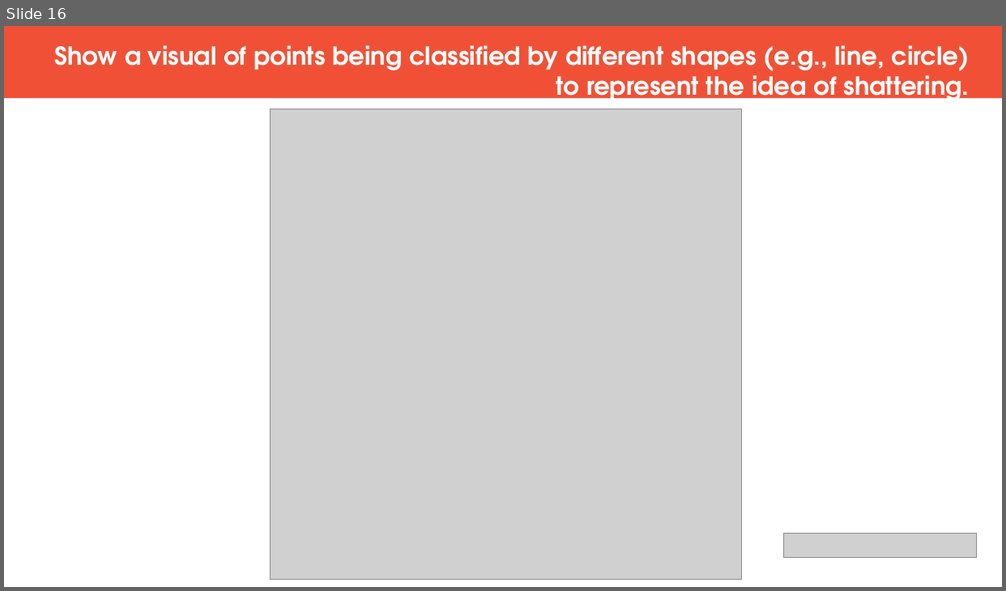
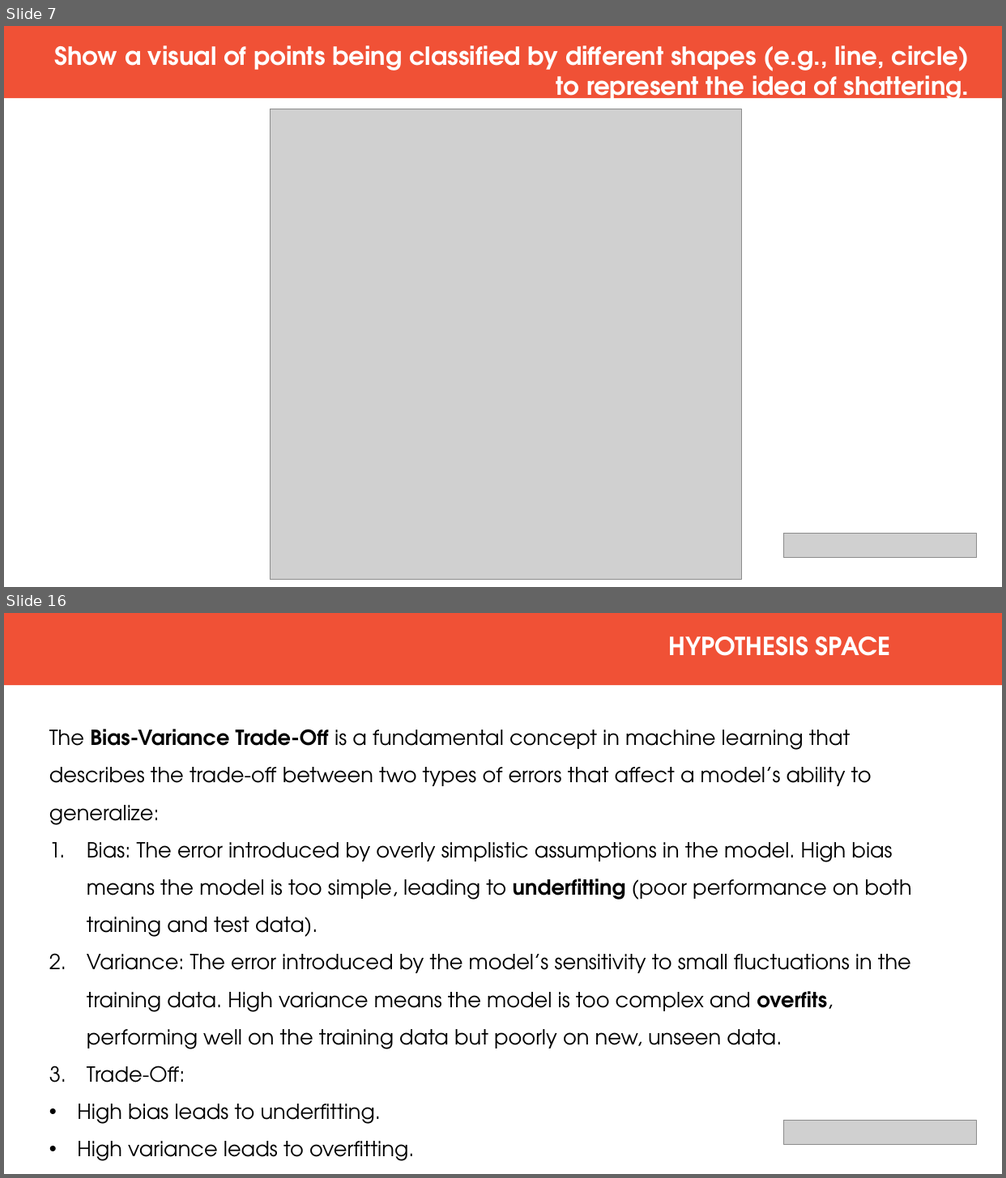
Before and after one commit to prabhaadevi123/IT-FACEPREP, a slide deck: MACHINE LEARNING PPT.pptx. Shown one above the other, each under a label of ours: slide 16 before the commit, slides 7 and 16 after it; the slides between them are not shown. The pictures are 1006x591 and 1006x1178 pixels, drawn with LibreOffice and Linux fonts; fonts in the diff are those of the drawing; grey boxes stand for pictures. Boxes give left, top, right and bottom in pixels: in the first picture for what was removed or moved away, otherwise in the second. Text is boxed around its words. In the diff, an @@ line names an element or a change of style, - is before the commit and + after.

```diff
--- a/MACHINE LEARNING PPT.pptx
+++ b/MACHINE LEARNING PPT.pptx
@@ slide 16 added at <box>4,613,1002,1174</box>, background #FFFFFF @@
@@ rectangle added at <box>4,613,1002,686</box>, fill #F05136 @@
@@ text added at <box>668,636,891,656</box>, 24 pt, text #FFFFFF, bold @@
+HYPOTHESIS SPACE
@@ text added at <box>49,729,912,1124</box>, 20 pt, text #000000 @@
+The Bias-Variance Trade-Off is a fundamental concept in machine learning that describes the trade-off between two types of errors that affect a model’s ability to generalize:
+1. Bias: The error introduced by overly simplistic assumptions in the model. High bias means the model is too simple, leading to underfitting (poor performance on both training and test data).
+2. Variance: The error introduced by the model’s sensitivity to small fluctuations in the training data. High variance means the model is too complex and overfits, performing well on the training data but poorly on new, unseen data.
+3. Trade-Off:
+• High bias leads to underfitting.
+• High variance leads to overfitting.
@@ picture added at <box>784,1121,978,1145</box> @@
@@ what was slide 16 is now slide 7 @@
```
Also in this commit, not shown: 4 slides changed, 10 other slides added, 9 slides removed.
